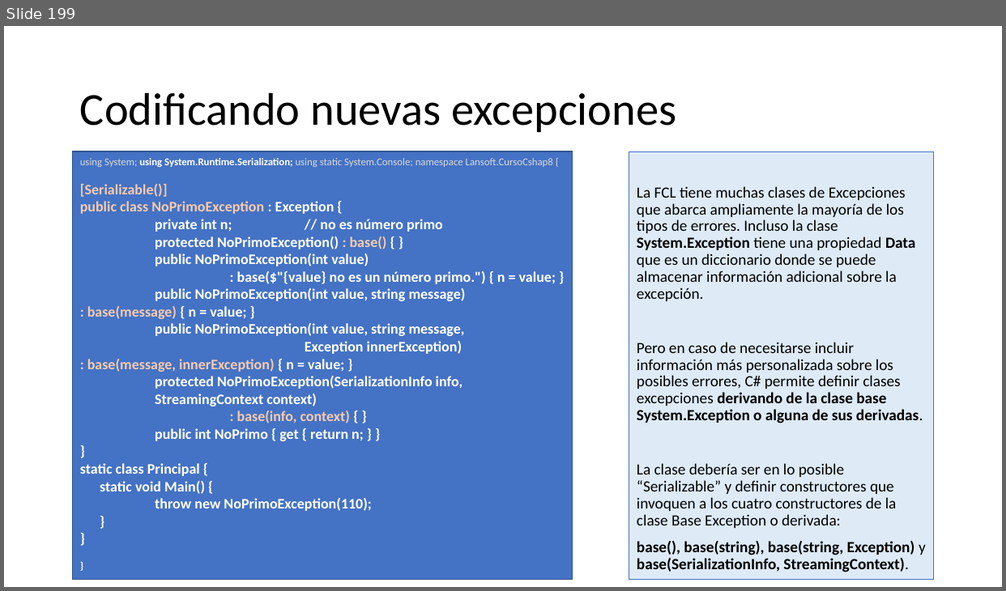
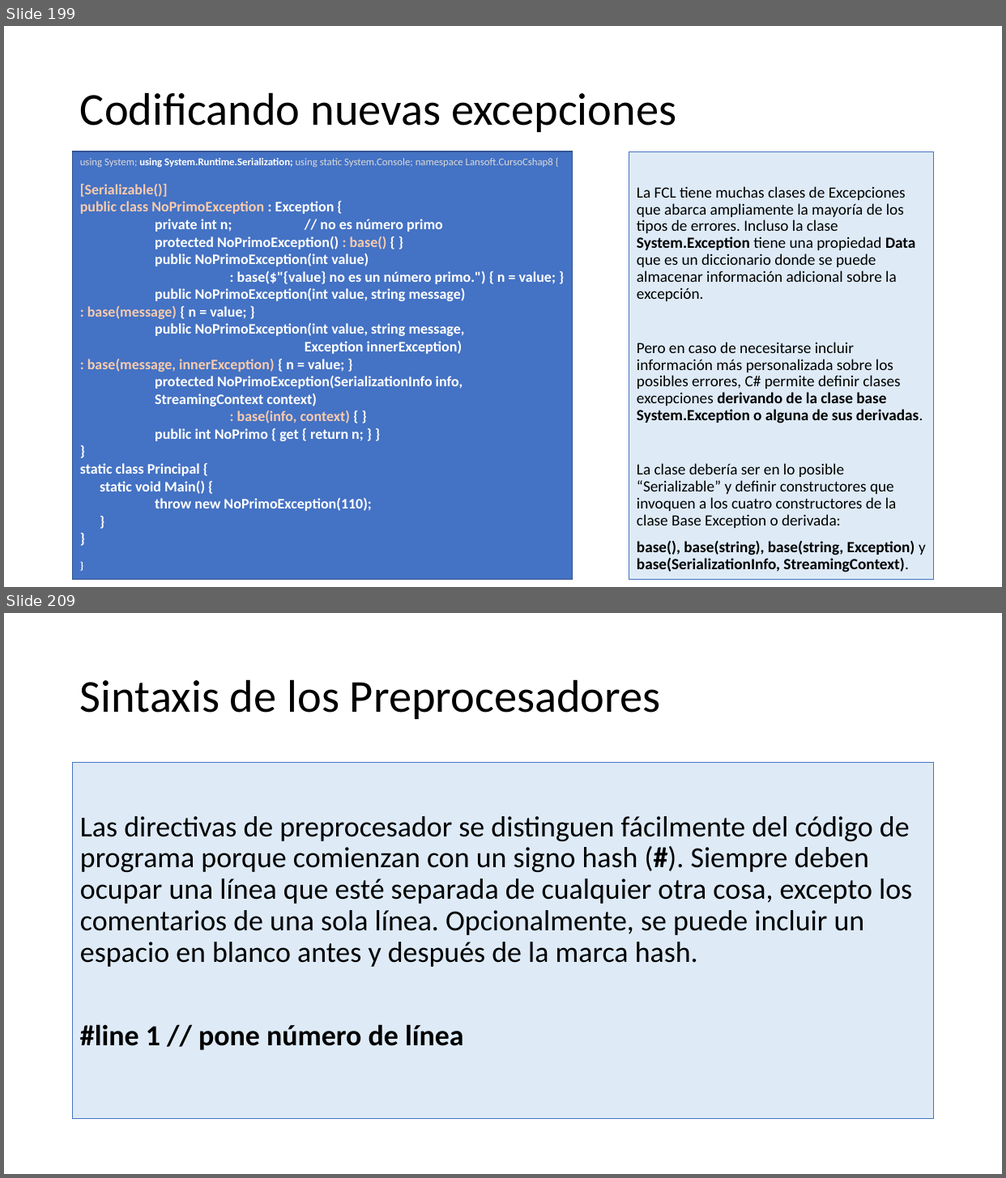
Before and after one commit to AlbertOsinaga/CursoCSharp__8, a slide deck: CSharpQuickReferencia.pptx. Shown one above the other, each under a label of ours: slide 199 before the commit, slides 199 and 209 after it; the slides between them are not shown. The pictures are 1006x591 and 1006x1178 pixels, drawn with LibreOffice and Linux fonts; fonts in the diff are those of the drawing. Boxes give left, top, right and bottom in pixels: in the first picture for what was removed or moved away, otherwise in the second. Text is boxed around its words. In the diff, an @@ line names an element or a change of style, - is before the commit and + after.

```diff
--- a/CSharpQuickReferencia.pptx
+++ b/CSharpQuickReferencia.pptx
@@ slide 209 added at <box>4,613,1002,1174</box>, background #FFFFFF @@
@@ title added at <box>80,679,661,719</box>, 44 pt, text #000000 @@
+Sintaxis de los Preprocesadores
@@ text added at <box>73,763,934,1119</box>, fill #DEEBF7, outline #4472C4 0.75 pt, 28 pt, text #000000 @@
+Las directivas de preprocesador se distinguen fácilmente del código de programa porque comienzan con un signo hash (#). Siempre deben ocupar una línea que esté separada de cualquier otra cosa, excepto los comentarios de una sola línea. Opcionalmente, se puede incluir un espacio en blanco antes y después de la marca hash.
+#line 1 // pone número de línea
```
Also in this commit, not shown: 1 slide changed, 9 other slides added, 1 other file.
